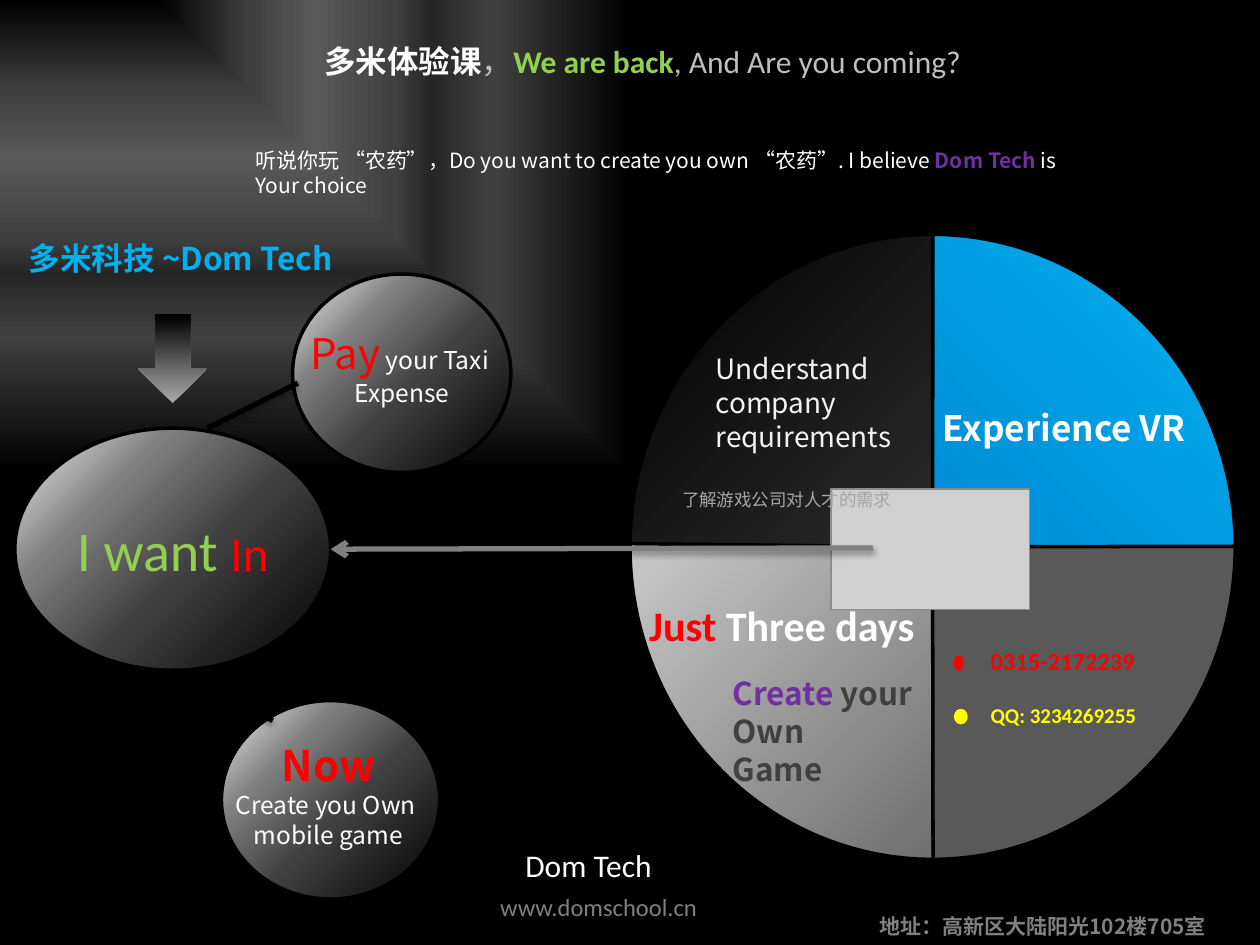
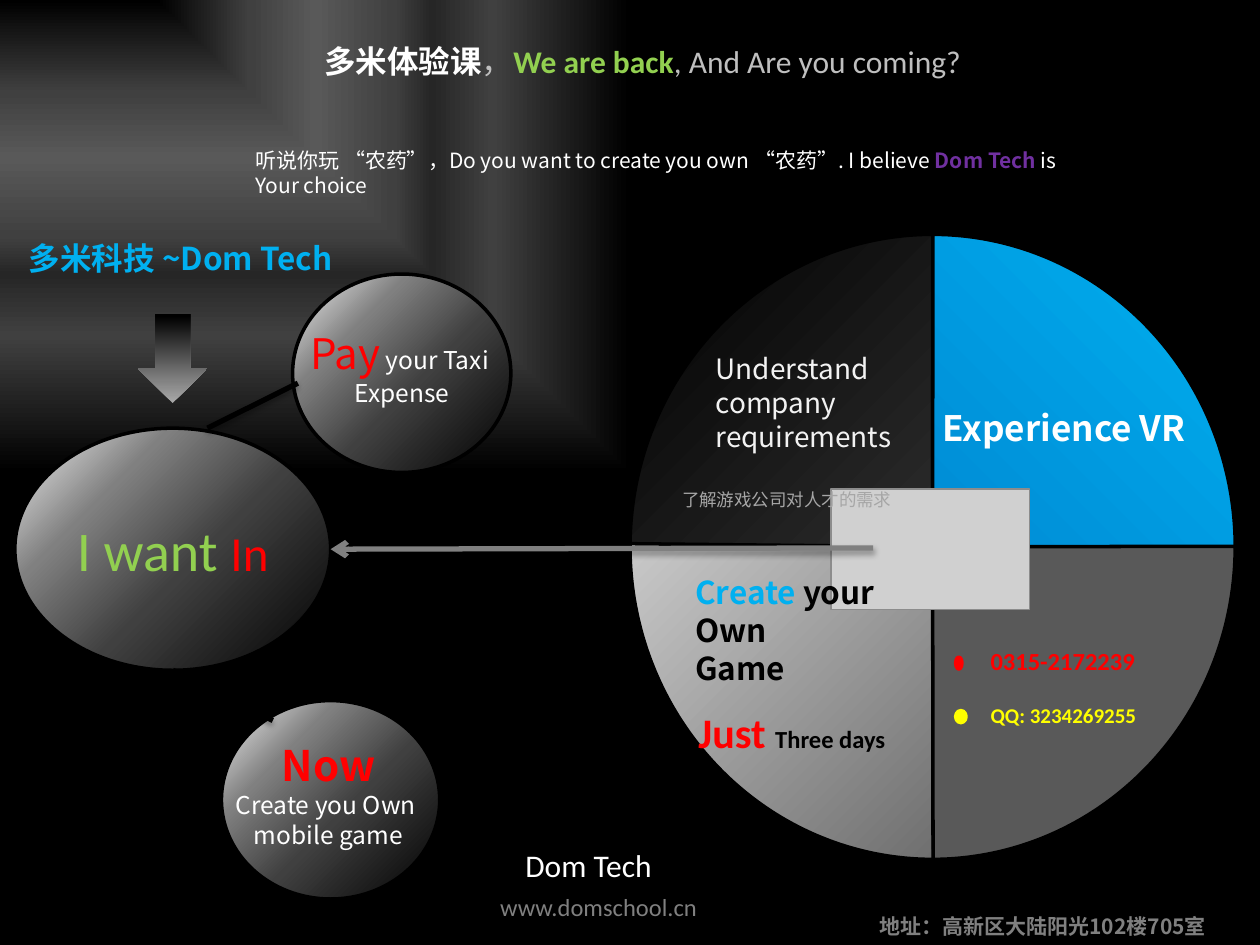
Before and after one commit to domtech/WorkFlow, a slide deck: slide 1 of dom 宣传页.pptx. Drawn at 1260x945 pixels with LibreOffice and Linux fonts; fonts in the diff are those of the drawing; grey boxes stand for pictures. Boxes give left, top, right and bottom in pixels: in the first picture for what was removed or moved away, otherwise in the second. Text is boxed around its words. In the diff, an @@ line names an element or a change of style, - is before the commit and + after.

Commit message:
做了微调整

```diff
--- a/dom 宣传页.pptx
+++ b/dom 宣传页.pptx
@@ text "Create your": place and size @@
-text "Create your" at <box>733,681,912,790</box>
+text "Create your" at <box>695,580,874,681</box>
@@ text "Create your" at <box>695,580,874,681</box>: text colour #7030A0 to #00B0F0 in "Create"; text colour #404040 to #000000 in "your", "Own", "Game" @@
@@ text "Just Three days": place and size @@
-text "Just Three days" at <box>649,607,914,652</box>
+text "Just Three days" at <box>698,721,885,759</box>
@@ text "Just Three days" at <box>698,721,885,759</box>: size 24 to 14 pt, text colour #FFFFFF to #000000 in "Three days" @@
```
